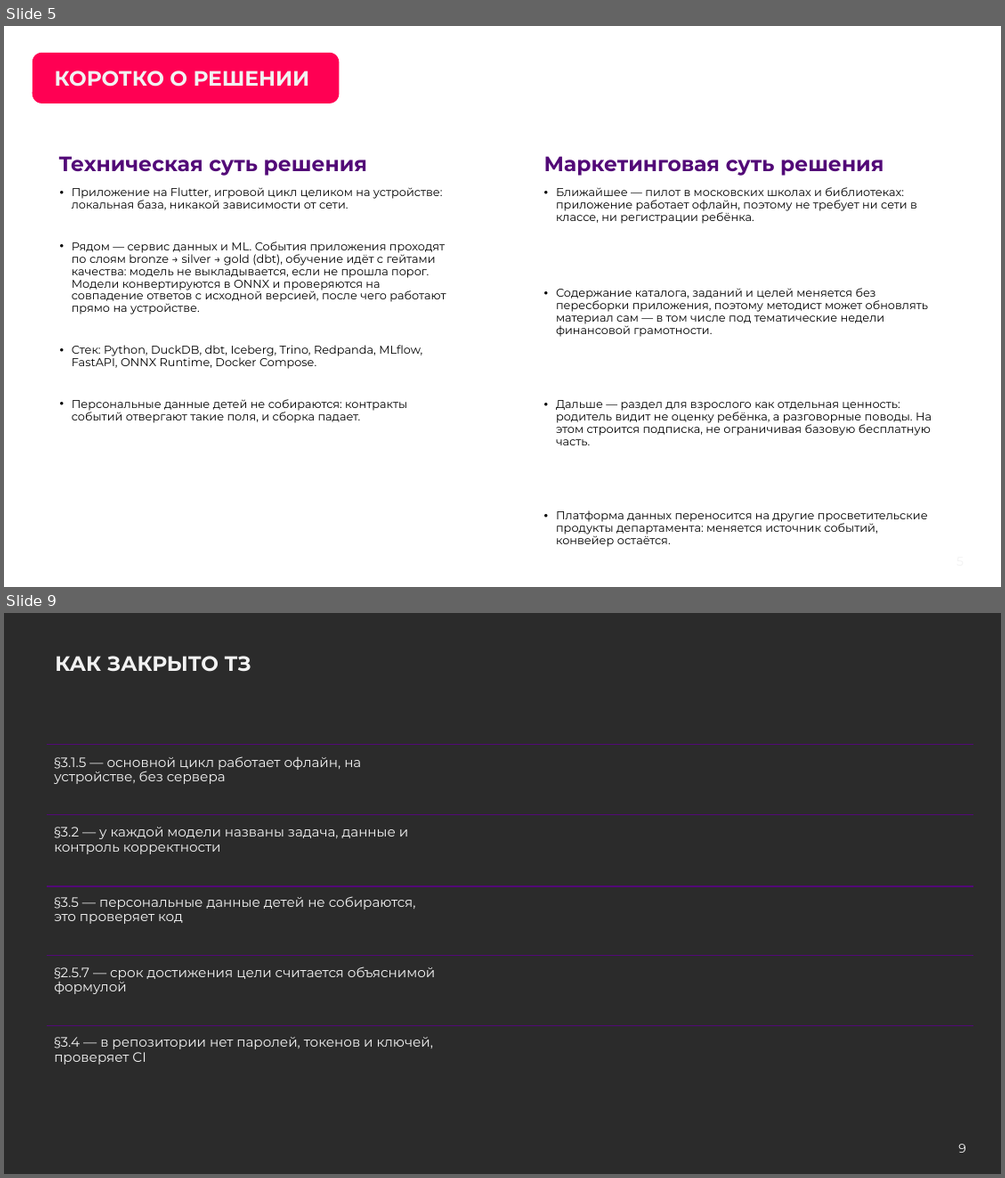
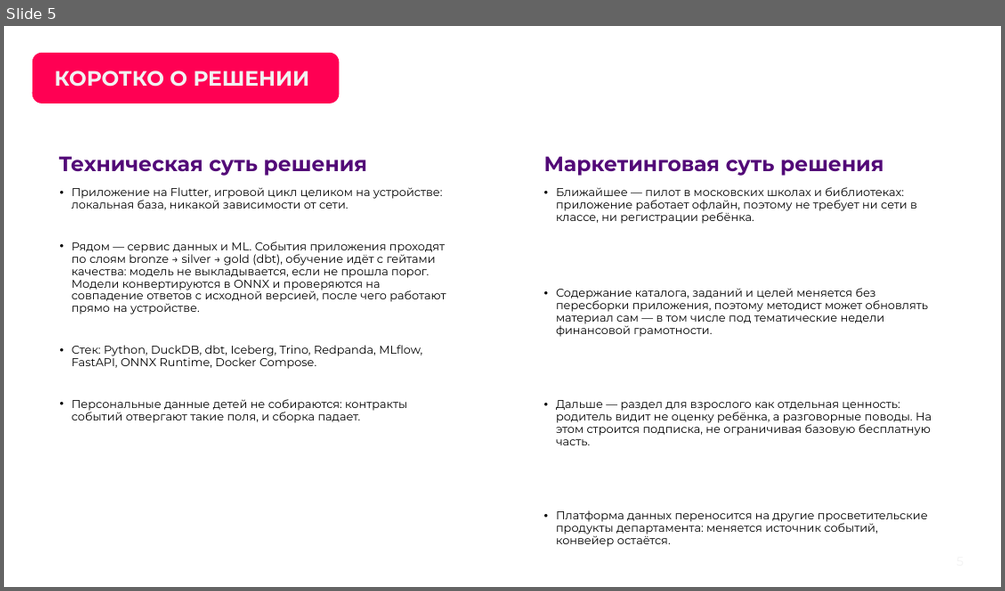
Before and after one commit to zxcenigma/hakaton_mobile, a slide deck: ml_service/docs/presentation/monetka-lct2026.pptx. Shown one above the other, each under a label of ours: slides 5 and 9 before the commit, slide 5 after it; the slides between them are not shown. The pictures are 1005x1178 and 1005x591 pixels, drawn with LibreOffice and Linux fonts; fonts in the diff are those of the drawing; background and template pictures are left out; a plain dark background stands for a picture behind light text. Boxes give left, top, right and bottom in pixels: in the first picture for what was removed or moved away, otherwise in the second. Text is boxed around its words. In the diff, an @@ line names an element or a change of style, - is before the commit and + after.

```diff
--- a/ml_service/docs/presentation/monetka-lct2026.pptx
+++ b/ml_service/docs/presentation/monetka-lct2026.pptx
@@ slide 9 removed at [4, 613, 1001, 1174], background picture (left out) @@
@@ title removed at [55, 656, 251, 672] @@
-КАК ЗАКРЫТО ТЗ
@@ line removed from (47, 744) to (974, 744) @@
@@ text removed at [54, 756, 361, 784] @@
-§3.1.5 — основной цикл работает офлайн, на устройстве, без сервера
@@ line removed from (47, 815) to (974, 815) @@
@@ text removed at [54, 827, 408, 854] @@
-§3.2 — у каждой модели названы задача, данные и контроль корректности
@@ line removed from (47, 887) to (974, 887) @@
@@ text removed at [54, 896, 416, 924] @@
-§3.5 — персональные данные детей не собираются, это проверяет код
@@ line removed from (47, 955) to (974, 955) @@
@@ text removed at [54, 966, 435, 994] @@
-§2.5.7 — срок достижения цели считается объяснимой формулой
@@ line removed from (47, 1026) to (974, 1026) @@
@@ text removed at [54, 1037, 433, 1064] @@
-§3.4 — в репозитории нет паролей, токенов и ключей, проверяет CI
@@ text removed at [958, 1143, 966, 1152] @@
-9
```
Also in this commit, not shown: 4 other slides removed, 3 other files.
